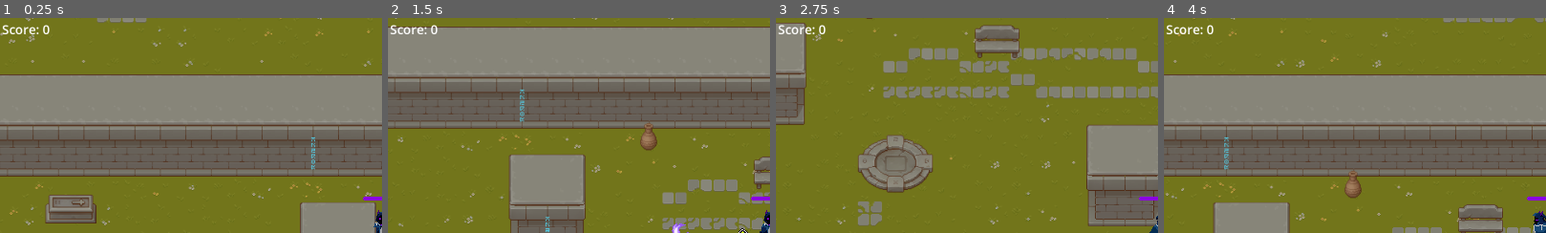
Above: before the commit, frames 1-4 (left to right).
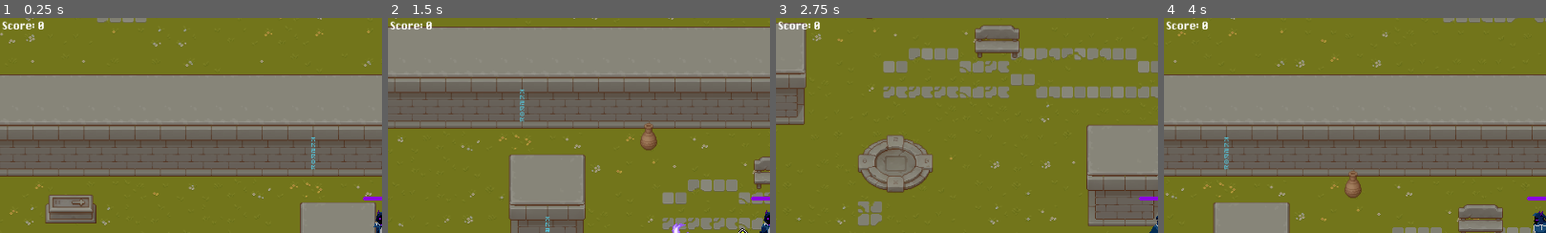
Above: after the commit, the same moments.

Repository: dominikvanduch/ak8po-thegame
Game: Godot game, scene res://game.tscn
Same seed, same stepped clock (60 frames per second), same inputs: the game is played once before the commit and once after it.
Inputs (mouse positions are % of the whole screen's width and height, from its top left):
- Up to frame 1 (0.25 s): no input
- Up to frame 2 (1.5 s): tap Enter at 0.5 s; move the mouse to (72, 45) at 0.52 s; press the mouse at (72, 45) at 0.53 s; hold D (move_right) 0.53-1.28 s; move the mouse to (30, 55) at 1.27 s; release the mouse at (30, 55) at 1.28 s; hold S (move_down) from 1.28 s (still down); click (30, 55) at 1.35 s
- Up to frame 3 (2.75 s): move the mouse to (60, 28) at 2.02 s; release S (move_down) at 2.03 s; press the mouse at (60, 28) at 2.03 s; hold D (move_right) from 2.03 s (still down)
- Up to frame 4 (4 s): move the mouse to (45, 70) at 2.77 s; release D (move_right) at 2.78 s; release the mouse at (45, 70) at 2.78 s; hold W (move_up) 2.78-3.53 s; click (45, 70) at 2.85 s; move the mouse to (80, 65) at 3.52 s; press the mouse at (80, 65) at 3.53 s; hold A (move_left) from 3.53 s (still down)
The pictures show only the part of the screen within x 0-50%, y 0-50%; the shares and areas given below are measured in that part.

The runs differ from the first frame. In frame 1, 0.4% of the frame differs, in the area x 0-13%, y 1-8%; in frame 2, 0.4%; in frame 3, 0.4%; in frame 4, 0.4%.

Commit message:
Add font

Diff:
--- a/game.tscn
+++ b/game.tscn
@@ -4,6 +4,7 @@
 [ext_resource type="Script" path="res://game.gd" id="1_sufoa"]
 [ext_resource type="PackedScene" uid="uid://b5m1cjjbatpn0" path="res://hud.tscn" id="3_an62k"]
 [ext_resource type="Texture2D" uid="uid://c18v7pwuah6cp" path="res://Texture/TX Tileset Grass.png" id="4_2pxxr"]
+[ext_resource type="FontFile" uid="uid://cw1xjnefs3iqa" path="res://fonts/sysfont.otf" id="4_ryx2x"]
 [ext_resource type="Texture2D" uid="uid://bs5wba66pie44" path="res://Texture/TX Tileset Stone Ground.png" id="5_kbp6a"]
 [ext_resource type="Texture2D" uid="uid://2d2il3wu5hlr" path="res://Texture/TX Tileset Wall.png" id="6_24vww"]
 [ext_resource type="Texture2D" uid="uid://bhwpyx1lj2i8q" path="res://Texture/TX Struct.png" id="7_rpjpq"]
@@ -15,9 +16,6 @@
 "points": PackedVector2Array(0, 0, 0, 0, -1061, -877, 0, 0, 0, 0, -1063, -879, 0, 0, 0, 0, -641.184, -881.942, 0, 0, 0, 0, 1253, -881, 0, 0, 0, 0, 1252, 602, 0, 0, 0, 0, -1064, 600, 0, 0, 0, 0, -1061, -877)
 }
 point_count = 7
-
-[sub_resource type="SystemFont" id="SystemFont_olqmi"]
-font_names = PackedStringArray("Sysfont")
 
 [sub_resource type="TileSetAtlasSource" id="TileSetAtlasSource_xmw3o"]
 texture = ExtResource("4_2pxxr")
@@ -1434,7 +1432,7 @@
 offset_bottom = 11.5
 grow_horizontal = 2
 grow_vertical = 2
-theme_override_fonts/font = SubResource("SystemFont_olqmi")
+theme_override_fonts/font = ExtResource("4_ryx2x")
 theme_override_font_sizes/font_size = 191
 text = "GAME OVER"
 
--- a/hud.tscn
+++ b/hud.tscn
@@ -1,12 +1,10 @@
 [gd_scene load_steps=4 format=3 uid="uid://b5m1cjjbatpn0"]
 
 [ext_resource type="Script" path="res://hud.gd" id="1_xjkuo"]
-
-[sub_resource type="SystemFont" id="SystemFont_80wr4"]
-font_names = PackedStringArray("Sysfont")
+[ext_resource type="FontFile" uid="uid://cw1xjnefs3iqa" path="res://fonts/sysfont.otf" id="2_i44nd"]
 
 [sub_resource type="LabelSettings" id="LabelSettings_pse16"]
-font = SubResource("SystemFont_80wr4")
+font = ExtResource("2_i44nd")
 font_size = 32
 
 [node name="HUD" type="Control"]
Binary file added: fonts/sysfont.otf
Not shown, added: fonts/sysfont.otf.import
